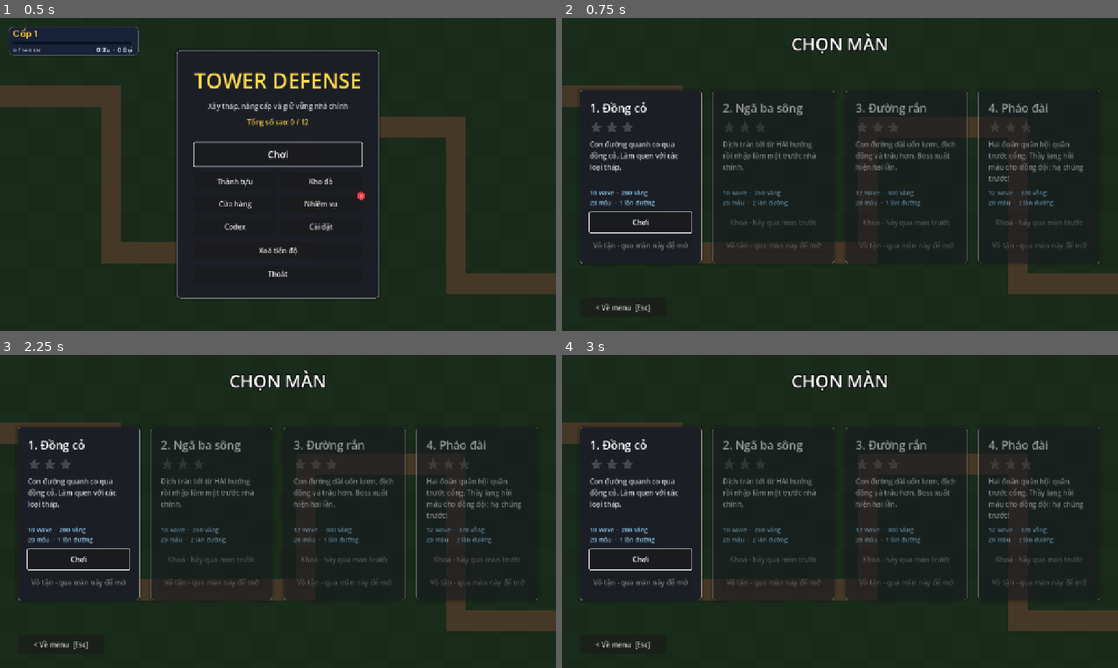
Above: before the commit, frames 1-4 (two rows, left to right).
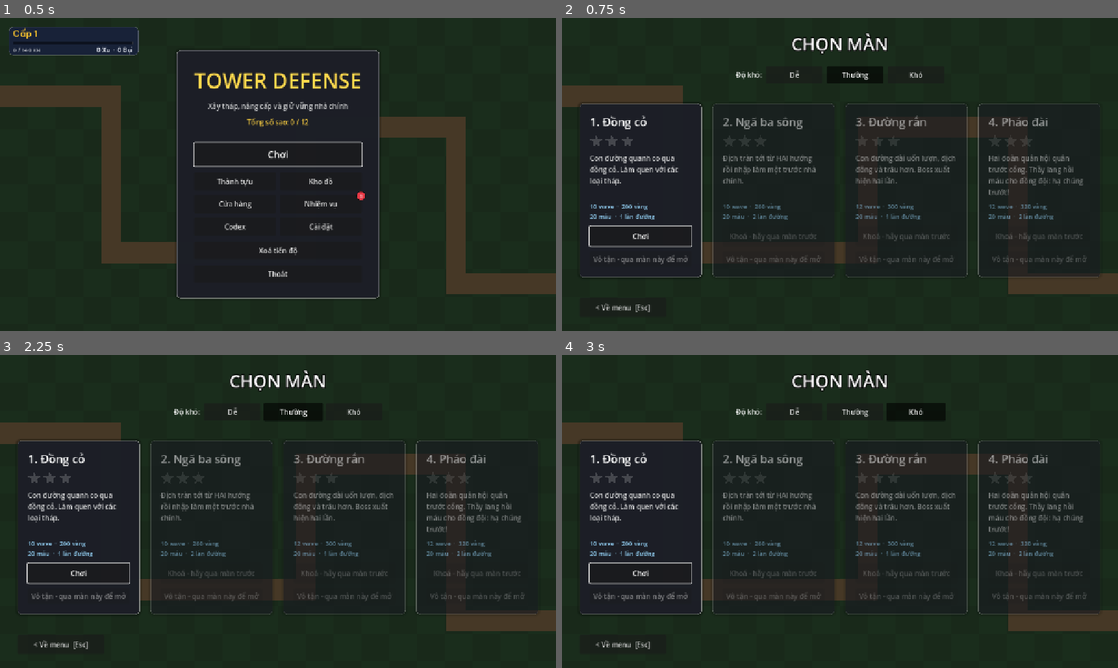
Above: after the commit, the same moments.

Repository: minhkhoitran1808-ux/my-space-game
Game: Godot game, scene res://scenes/menus/MainMenu.tscn
Two runs of this game, one before a commit and one after it. Both use one fixed random seed, a clock stepped at 60 frames per second and the inputs below.
Inputs (mouse positions are in pixels of both pictures, inside the frame that each line leads up to):
- Up to frame 1 (0.5 s): no input
- Up to frame 2 (0.75 s): click "Chơi" at 0.5 s
- Up to frame 3 (2.25 s): click (233, 411) at 1.25 s, where only the run after the commit has a clickable "Dễ"; click (294, 411) at 2 s, where only the run after the commit has a clickable "Thường"
- Up to frame 4 (3 s): click (917, 411) at 2.75 s, where only the run after the commit has a clickable "Khó"

Frame 1 is identical in both runs. In frame 2, 9.4% of the frame differs, in the area x 3-97%, y 15-83%; in frame 3, 9.5%; in frame 4, 9.5%.

Commit message:
Difficulty levels: Easy / Normal / Hard
- GameManager.difficulty: enemy HP x0.8/1.0/1.3, base lives 30/20/10,
  meta rewards (coins + EXP) x1.0/1.3/1.7; enemies spawned by other
  enemies inherit the parent's multiplier.
- Level select gets a difficulty row (remembered in the profile); cards
  show the stars for the selected difficulty, while unlocking and
  endless use the best result on any difficulty.
- Stars are saved per difficulty (profile save_version 2, v1 stars and
  old save.cfg stars migrate to Normal).
- Two Hard-mode achievements, one granting a new exclusive legendary
  archer skin.

Co-Authored-By: Claude Opus 5.5 <noreply@anthropic.com>
Claude-Session: https://claude.ai/code/session_018BkuVcu9zCGSmj6Xq9TjTi

Diff:
--- /dev/null
+++ b/tower-defense/resources/achievements/hard_all.tres
@@ -0,0 +1,16 @@
+[gd_resource type="Resource" script_class="AchievementDef" load_steps=2 format=3]
+
+[ext_resource type="Script" path="res://scripts/resources/AchievementDef.gd" id="1_def"]
+
+[resource]
+script = ExtResource("1_def")
+id = &"hard_all"
+title = "Huyền thoại phòng thủ"
+description = "Thắng mọi màn ở độ khó Khó."
+category = 1
+order = 156
+target = 1
+challenge = &"hard_all"
+reward_coins = 3000
+reward_title = "Huyền Thoại"
+reward_item = &"skin_archer_phoenix"
--- /dev/null
+++ b/tower-defense/resources/achievements/hard_win.tres
@@ -0,0 +1,14 @@
+[gd_resource type="Resource" script_class="AchievementDef" load_steps=2 format=3]
+
+[ext_resource type="Script" path="res://scripts/resources/AchievementDef.gd" id="1_def"]
+
+[resource]
+script = ExtResource("1_def")
+id = &"hard_win"
+title = "Không nao núng"
+description = "Thắng một màn ở độ khó Khó."
+category = 1
+order = 155
+target = 1
+challenge = &"hard_win"
+reward_coins = 600
--- /dev/null
+++ b/tower-defense/resources/items/skin_archer_phoenix.tres
@@ -0,0 +1,17 @@
+[gd_resource type="Resource" script_class="ItemDef" load_steps=2 format=3]
+
+[ext_resource type="Script" path="res://scripts/resources/ItemDef.gd" id="1_def"]
+
+[resource]
+script = ExtResource("1_def")
+id = &"skin_archer_phoenix"
+display_name = "Cung thủ Phượng hoàng"
+description = "Lông vũ lửa cho người giữ được mọi màn ở độ khó Khó."
+kind = 0
+rarity = 4
+source_hint = "Thành tựu \"Huyền thoại phòng thủ\""
+droppable = false
+tower_id = &"archer"
+skin_color = Color(1, 0.42, 0.21, 1)
+skin_accent = Color(1, 0.85, 0.3, 1)
+pattern = 4
--- a/tower-defense/scripts/autoload/AchievementManager.gd
+++ b/tower-defense/scripts/autoload/AchievementManager.gd
@@ -18,7 +18,7 @@
 
 ## Mã điều kiện đặc biệt mà AchievementDef.challenge có thể dùng.
 const CHALLENGES: Array[StringName] = [&"perfect_clear", &"minimalist", &"one_type", &"no_upgrade",
-		&"last_hp", &"boss_fast", &"all_stars", &"codex_all"]
+		&"last_hp", &"boss_fast", &"all_stars", &"codex_all", &"hard_win", &"hard_all"]
 
 ## id -> AchievementDef
 var defs: Dictionary = {}
@@ -81,6 +81,11 @@
 		return Vector2i(mini(StatsManager.get_stat(def.stat_key), def.target), def.target)
 	if def.challenge == &"codex_all":
 		return Vector2i(StatsManager.get_stat(StatsManager.ENEMY_TYPES_SEEN), _enemy_type_count)
+	if def.challenge == &"hard_all":
+		var won := 0
+		for level in GameManager.LEVEL_CATALOG.levels:
+			won += 1 if SaveManager.get_stars_for(level.id, GameManager.Difficulty.HARD) > 0 else 0
+		return Vector2i(won, GameManager.LEVEL_CATALOG.levels.size())
 	if def.challenge == &"all_stars":
 		return Vector2i(SaveManager.get_total_stars(), GameManager.LEVEL_CATALOG.levels.size() * 3)
 	return Vector2i(0, 1)
@@ -163,6 +168,17 @@
 			_unlock_challenge(&"last_hp")
 	if SaveManager.get_total_stars() >= GameManager.LEVEL_CATALOG.levels.size() * 3:
 		_unlock_challenge(&"all_stars")
+	if result.won and not result.endless and result.get("difficulty", -1) == GameManager.Difficulty.HARD:
+		_unlock_challenge(&"hard_win")
+	if _won_every_level_on_hard():
+		_unlock_challenge(&"hard_all")
+
+
+func _won_every_level_on_hard() -> bool:
+	for level in GameManager.LEVEL_CATALOG.levels:
+		if SaveManager.get_stars_for(level.id, GameManager.Difficulty.HARD) == 0:
+			return false
+	return true
 
 
 func _unlock_challenge(challenge: StringName) -> void:
--- a/tower-defense/scripts/autoload/GameManager.gd
+++ b/tower-defense/scripts/autoload/GameManager.gd
@@ -22,6 +22,14 @@
 signal game_speed_changed(speed: float)
 
 enum GameState { PLAYING, VICTORY, DEFEAT }
+## Độ khó: nhân máu địch, đổi máu nhà chính và hệ số thưởng meta.
+enum Difficulty { EASY, NORMAL, HARD }
+
+const DIFFICULTY_NAMES := ["Dễ", "Thường", "Khó"]
+const DIFFICULTY_HP := [0.8, 1.0, 1.3]
+## Máu nhà chính so với LevelData.starting_lives (20 -> 30 / 20 / 10).
+const DIFFICULTY_LIVES := [1.5, 1.0, 0.5]
+const DIFFICULTY_REWARD := [1.0, 1.3, 1.7]
 
 const STARTING_GOLD := 200
 const STARTING_LIVES := 20
@@ -47,6 +55,8 @@
 var current_level: LevelData = null
 ## true = đang chơi chế độ vô tận của current_level.
 var endless_mode: bool = false
+## Độ khó của ván (màn chọn màn đặt trước khi vào trận).
+var difficulty: Difficulty = Difficulty.NORMAL
 
 ## Test hook: true thì các hàm chuyển cảnh chỉ ghi lại scene được yêu cầu, không đổi thật.
 var block_scene_changes := false
@@ -136,6 +146,16 @@
 	return LEVEL_CATALOG.get_next_level(get_current_level())
 
 
+## Hệ số máu địch của độ khó hiện tại.
+func get_hp_multiplier() -> float:
+	return DIFFICULTY_HP[difficulty]
+
+
+## Máu nhà chính của một màn ở độ khó hiện tại.
+func get_starting_lives(level: LevelData) -> int:
+	return maxi(roundi(level.starting_lives * DIFFICULTY_LIVES[difficulty]), 1)
+
+
 func start_level(level: LevelData, endless: bool = false) -> void:
 	current_level = level
 	endless_mode = endless
--- a/tower-defense/scripts/autoload/ProgressionManager.gd
+++ b/tower-defense/scripts/autoload/ProgressionManager.gd
@@ -4,6 +4,7 @@
 ## - Thưởng cuối ván (kể cả khi THUA, để thất bại vẫn là tiến bộ):
 ##     xu = coin_reward của màn × (wave đã qua / tổng wave)^1.3, thắng thêm 40%
 ##     KN = 20 + 2 × wave đã qua
+##   Cả hai nhân hệ số độ khó (Dễ 1.0 / Thường 1.3 / Khó 1.7).
 ##   Chế độ vô tận: tỉ lệ = wave đã qua / 10 (không giới hạn trên), không có thưởng thắng.
 ## - Cấp: cần 100 + 40 × cấp hiện tại KN để lên cấp tiếp. Mỗi lần lên cấp thưởng 50 × cấp mới xu.
 
@@ -62,7 +63,9 @@
 	var coins := float(coin_reward) * pow(ratio, COIN_EXPONENT)
 	if result.won and not result.endless:
 		coins *= 1.0 + WIN_BONUS
-	return {"coins": roundi(coins), "exp": 20 + 2 * waves}
+	# Độ khó: Dễ ×1.0, Thường ×1.3, Khó ×1.7 (cả xu lẫn KN).
+	var difficulty_bonus: float = GameManager.DIFFICULTY_REWARD[result.get("difficulty", GameManager.Difficulty.EASY)]
+	return {"coins": roundi(coins * difficulty_bonus), "exp": roundi((20 + 2 * waves) * difficulty_bonus)}
 
 
 ## Tính và cộng thưởng cuối ván. Trả về chi tiết để bảng kết quả hiển thị:
--- a/tower-defense/scripts/autoload/SaveManager.gd
+++ b/tower-defense/scripts/autoload/SaveManager.gd
@@ -24,7 +24,7 @@
 ## Phát ra khi một cài đặt thay đổi.
 signal settings_changed(key: String, value: Variant)
 
-const PROFILE_VERSION := 1
+const PROFILE_VERSION := 2
 const SECTION_SETTINGS := "settings"
 ## Các section tiến độ của định dạng cũ (save.cfg), chỉ dùng khi chuyển sang JSON.
 const LEGACY_SECTIONS := {"stars": "stars", "endless_best_wave": "endless_best", "flags": "flags"}
@@ -127,17 +127,30 @@
 
 # --- Sao + kỷ lục + cờ ------------------------------------------------------------------
 
+## Sao tốt nhất của một màn, tính trên MỌI độ khó (dùng để mở màn sau).
 func get_stars(level_id: StringName) -> int:
-	return read_int(section("stars"), String(level_id))
-
-
-## Ghi kết quả một màn; chỉ giữ lại số sao cao nhất.
-func record_result(level_id: StringName, stars: int) -> void:
-	if stars <= get_stars(level_id):
+	var best := 0
+	for difficulty in GameManager.Difficulty.size():
+		best = maxi(best, get_stars_for(level_id, difficulty))
+	return best
+
+
+## Sao tốt nhất của một màn ở một độ khó.
+func get_stars_for(level_id: StringName, difficulty: int) -> int:
+	return read_int(section("stars"), _stars_key(level_id, difficulty))
+
+
+## Ghi kết quả một màn; chỉ giữ lại số sao cao nhất của độ khó đó.
+func record_result(level_id: StringName, stars: int, difficulty: int = GameManager.Difficulty.NORMAL) -> void:
+	if stars <= get_stars_for(level_id, difficulty):
 		return
-	section("stars")[String(level_id)] = stars
+	section("stars")[_stars_key(level_id, difficulty)] = stars
 	request_save()
 	progress_changed.emit()
+
+
+static func _stars_key(level_id: StringName, difficulty: int) -> String:
+	return "%s:%d" % [level_id, difficulty]
 
 
 ## Kỷ lục chế độ vô tận của một màn (wave cao nhất đã tới).
@@ -161,10 +174,15 @@
 	return get_stars(catalog.levels[index - 1].id) > 0
 
 
+## Tổng sao (mỗi màn tính mức sao tốt nhất trên mọi độ khó).
 func get_total_stars() -> int:
+	var best_by_level := {}
+	for key: String in section("stars"):
+		var level_id := key.get_slice(":", 0)
+		best_by_level[level_id] = maxi(best_by_level.get(level_id, 0), read_int(section("stars"), key))
 	var total := 0
-	for key in section("stars"):
-		total += read_int(section("stars"), key)
+	for value: int in best_by_level.values():
+		total += value
 	return total
 
 
@@ -258,9 +276,19 @@
 	var version := read_int(data, "save_version", 0)
 	if version > PROFILE_VERSION:
 		push_warning("SaveManager: hồ sơ từ phiên bản mới hơn (%d), có thể thiếu dữ liệu." % version)
-	# (Phiên bản 1 là bản đầu tiên, chưa có bước nâng cấp nào.)
+	if version < 2:
+		# v2: sao lưu theo độ khó ("level_01:1"); sao cũ tính là độ khó Thường.
+		data["stars"] = _stars_to_v2(data.get("stars", {}))
 	data["save_version"] = PROFILE_VERSION
 	return data
+
+
+static func _stars_to_v2(old: Variant) -> Dictionary:
+	var converted := {}
+	if old is Dictionary:
+		for key: String in old:
+			converted[key if ":" in key else _stars_key(StringName(key), GameManager.Difficulty.NORMAL)] = old[key]
+	return converted
 
 
 ## Chuyển sao / kỷ lục / cờ từ save.cfg kiểu cũ sang hồ sơ JSON. Trả về true nếu có dữ liệu.
@@ -275,6 +303,7 @@
 		_config.erase_section(legacy_section)
 		imported = true
 	if imported:
+		profile["stars"] = _stars_to_v2(section("stars")) # save.cfg cũ chưa có độ khó => Thường.
 		_save_config()
 	return imported
 
--- a/tower-defense/scripts/main/Main.gd
+++ b/tower-defense/scripts/main/Main.gd
@@ -36,7 +36,7 @@
 
 func _ready() -> void:
 	_load_level(GameManager.get_current_level())
-	GameManager.reset(wave_manager.get_total_waves(), level.starting_gold, level.starting_lives)
+	GameManager.reset(wave_manager.get_total_waves(), level.starting_gold, GameManager.get_starting_lives(level))
 	_apply_meta_bonuses()
 	tracker = MatchTracker.new()
 	tracker.name = "MatchTracker"
@@ -122,6 +122,7 @@
 	_refresh_wave_button()
 	var intro := "%s - Vô tận" % level.display_name if GameManager.endless_mode \
 			else "%s - %d wave" % [level.display_name, wave_manager.get_total_waves()]
+	intro += "  ·  %s" % GameManager.DIFFICULTY_NAMES[GameManager.difficulty]
 	if not meta_bonuses.names.is_empty():
 		intro += "  ·  Đã dùng: %s" % ", ".join(meta_bonuses.names)
 	hud.show_message(intro, Color(0.6, 0.85, 1.0))
@@ -303,7 +304,7 @@
 	var victory := state == GameManager.GameState.VICTORY
 	var stars := GameManager.calculate_stars()
 	if victory:
-		SaveManager.record_result(level.id, stars)
+		SaveManager.record_result(level.id, stars, GameManager.difficulty)
 	build_manager.cancel_build()
 	selection_manager.deselect()
 	ability_manager.cancel_targeting()
--- a/tower-defense/scripts/main/MatchTracker.gd
+++ b/tower-defense/scripts/main/MatchTracker.gd
@@ -53,6 +53,7 @@
 		"won": victory,
 		"level_id": level.id,
 		"endless": endless,
+		"difficulty": GameManager.difficulty,
 		"stars": stars,
 		"waves_survived": waves_survived,
 		"total_waves": GameManager.total_waves,
--- a/tower-defense/scripts/managers/WaveManager.gd
+++ b/tower-defense/scripts/managers/WaveManager.gd
@@ -370,6 +370,9 @@
 	if path == null:
 		path = air_paths[0] if enemy_data.is_flying and not air_paths.is_empty() else paths[0]
 	var enemy := enemy_data.scene.instantiate() as Enemy
+	# Độ khó nhân máu địch (quân sinh từ địch khác đã kế thừa hệ số của địch mẹ).
+	if not spawned_by_enemy:
+		health_multiplier *= GameManager.get_hp_multiplier()
 	enemy.setup(enemy_data, health_multiplier, speed_multiplier)
 	enemy.wave_index = wave_index
 	enemy.reward_multiplier = 0.0 if spawned_by_enemy else 1.0 + REWARD_GROWTH_PER_WAVE * wave_index
--- a/tower-defense/scripts/menus/LevelSelect.gd
+++ b/tower-defense/scripts/menus/LevelSelect.gd
@@ -14,10 +14,51 @@
 var play_buttons: Array[Button] = []
 ## Nút "Vô tận" của từng màn, theo thứ tự trong catalog.
 var endless_buttons: Array[Button] = []
+## Nút chọn độ khó Dễ / Thường / Khó (theo thứ tự GameManager.Difficulty).
+var difficulty_buttons: Array[Button] = []
 
 
 func _ready() -> void:
 	back_button.pressed.connect(GameManager.go_to_main_menu)
+	# Độ khó chọn lần trước được nhớ trong hồ sơ.
+	GameManager.difficulty = clampi(SaveManager.read_int(SaveManager.section("player"), "difficulty",
+			GameManager.Difficulty.NORMAL), 0, GameManager.Difficulty.size() - 1) as GameManager.Difficulty
+	_build_difficulty_row()
+	_build_cards()
+
+
+## Hàng chọn độ khó ngay trên các thẻ màn: máu địch, máu nhà và hệ số thưởng của từng mức.
+func _build_difficulty_row() -> void:
+	var row := HBoxContainer.new()
+	row.alignment = BoxContainer.ALIGNMENT_CENTER
+	row.add_theme_constant_override("separation", 10)
+	var caption := Label.new()
+	caption.text = "Độ khó:"
+	row.add_child(caption)
+	var group := ButtonGroup.new()
+	for i in GameManager.Difficulty.size():
+		var button := Button.new()
+		button.toggle_mode = true
+		button.button_group = group
+		button.custom_minimum_size = Vector2(130, 40)
+		button.text = GameManager.DIFFICULTY_NAMES[i]
+		button.tooltip_text = "Máu địch ×%s · Máu nhà %d · Thưởng ×%s" % [GameManager.DIFFICULTY_HP[i],
+				roundi(20 * GameManager.DIFFICULTY_LIVES[i]), GameManager.DIFFICULTY_REWARD[i]]
+		button.button_pressed = i == GameManager.difficulty
+		button.pressed.connect(set_difficulty.bind(i))
+		UiFx.setup_button(button)
+		row.add_child(button)
+		difficulty_buttons.append(button)
+	cards_container.get_parent().add_sibling(row)
+	cards_container.get_parent().get_parent().move_child(row, cards_container.get_parent().get_index())
+
+
+## Đổi độ khó (nhớ vào hồ sơ) và vẽ lại các thẻ để hiện sao của độ khó đó.
+func set_difficulty(difficulty: int) -> void:
+	GameManager.difficulty = difficulty as GameManager.Difficulty
+	SaveManager.section("player")["difficulty"] = difficulty
+	SaveManager.request_save()
+	difficulty_buttons[difficulty].set_pressed_no_signal(true)
 	_build_cards()
 
 
@@ -60,7 +101,7 @@
 	box.add_child(title)
 
 	var stars := StarRating.new()
-	stars.stars = SaveManager.get_stars(level.id)
+	stars.stars = SaveManager.get_stars_for(level.id, GameManager.difficulty)
 	stars.star_size = 30.0
 	stars.size_flags_horizontal = Control.SIZE_SHRINK_BEGIN
 	box.add_child(stars)
@@ -94,7 +135,7 @@
 
 	var endless := Button.new()
 	endless.custom_minimum_size = Vector2(0, 36)
-	endless.disabled = stars.stars == 0
+	endless.disabled = SaveManager.get_stars(level.id) == 0 # Mở vô tận khi đã qua màn ở bất kỳ độ khó nào.
 	var best := SaveManager.get_endless_best(level.id)
 	if endless.disabled:
 		endless.text = "Vô tận - qua màn này để mở"
--- a/tower-defense/tests/smoke_test.gd
+++ b/tower-defense/tests/smoke_test.gd
@@ -46,6 +46,7 @@
 	await _test_tower_mechanics()
 	await _test_new_enemies()
 	await _test_wave_pacing()
+	await _test_difficulty()
 	await _test_match_flow()
 	await _test_level_flow()
 	await _test_abilities_and_flying()
@@ -417,6 +418,61 @@
 	main.hud.set_next_wave_preview(6, waves.get_wave_composition(6), waves.get_wave_label(6))
 	_check(main.hud.next_wave_label.text.begins_with("Wave giáp nặng:"), "xem trước wave tô nhãn kiểm tra")
 	await _free_main(main)
+
+
+# --- Phần 1r: độ khó Dễ / Thường / Khó ----------------------------------------------
+
+func _test_difficulty() -> void:
+	print("[1r] Độ khó")
+	SaveManager.reset_progress()
+	SaveManager.set_flag(TutorialManager.DONE_FLAG, true)
+	GameManager.current_level = GameManager.LEVEL_CATALOG.levels[0]
+	var expected_lives := [30, 20, 10]
+	var expected_hp := [48.0, 60.0, 78.0]
+	for difficulty in GameManager.Difficulty.size():
+		GameManager.difficulty = difficulty
+		var main := await _new_main()
+		var enemy: Enemy = main.wave_manager._spawn_enemy(main.wave_manager.get_enemy_type(&"basic"), 1.0, 0.0, 300.0)
+		_check(GameManager.lives == expected_lives[difficulty] and is_equal_approx(enemy.max_health, expected_hp[difficulty]),
+				"%s: máu nhà %d, Lính thường %d máu" % [GameManager.DIFFICULTY_NAMES[difficulty], GameManager.lives, roundi(enemy.max_health)])
+		await _free_main(main)
+
+	# Thưởng meta nhân theo độ khó.
+	var won := {"won": true, "endless": false, "waves_survived": 10, "total_waves": 10, "difficulty": GameManager.Difficulty.HARD}
+	_check(ProgressionManager.calculate_match_rewards(won, 150) == {"coins": roundi(210 * 1.7), "exp": 68}, "thưởng ở Khó ×1.7 (%s)" % ProgressionManager.calculate_match_rewards(won, 150))
+
+	# Sao lưu riêng từng độ khó; mở màn sau theo sao tốt nhất.
+	SaveManager.record_result(&"level_01", 3, GameManager.Difficulty.EASY)
+	SaveManager.record_result(&"level_01", 1, GameManager.Difficulty.HARD)
+	_check(SaveManager.get_stars_for(&"level_01", GameManager.Difficulty.EASY) == 3 and SaveManager.get_stars_for(&"level_01", GameManager.Difficulty.HARD) == 1
+			and SaveManager.get_stars_for(&"level_01", GameManager.Difficulty.NORMAL) == 0, "sao lưu riêng theo độ khó")
+	_check(SaveManager.get_stars(&"level_01") == 3 and SaveManager.get_total_stars() == 3, "tổng sao lấy mức tốt nhất mỗi màn")
+
+	# Hồ sơ phiên bản 1 (sao chưa có độ khó) được chuyển sang phiên bản 2 = Thường.
+	var old_profile := {"save_version": 1, "stars": {"level_02": 2}}
+	var migrated: Dictionary = SaveManager._migrate(old_profile)
+	_check(migrated.save_version == 2 and migrated.stars == {"level_02:1": 2}, "nâng save v1 -> v2: sao cũ thành độ khó Thường")
+
+	# Thành tựu độ khó Khó.
+	Events.match_ended.emit({"won": true, "endless": false, "difficulty": GameManager.Difficulty.HARD, "lives_lost": 3, "lives_left": 7,
+			"towers_built": 9, "tower_types": [&"archer", &"mage"], "upgrades": 4})
+	_check(AchievementManager.is_unlocked(&"hard_win") and not AchievementManager.is_unlocked(&"hard_all"), "thắng 1 màn ở Khó: 'Không nao núng'")
+
+	# Màn chọn màn: đổi độ khó, nhớ lựa chọn, thẻ hiện sao của độ khó đó.
+	var select := LEVEL_SELECT_SCENE.instantiate()
+	add_child(select)
+	await get_tree().process_frame
+	select.set_difficulty(GameManager.Difficulty.EASY)
+	await get_tree().process_frame
+	_check(GameManager.difficulty == GameManager.Difficulty.EASY and SaveManager.read_int(SaveManager.section("player"), "difficulty") == 0,
+			"chọn Dễ: nhớ vào hồ sơ")
+	_check(select.difficulty_buttons.size() == 3 and select.play_buttons[0].text == "Chơi lại", "thẻ màn 1 ở Dễ đã có sao")
+	select.queue_free()
+	await get_tree().process_frame
+	GameManager.difficulty = GameManager.Difficulty.NORMAL
+	GameManager.current_level = null
+	ToastLayer.clear()
+	SaveManager.reset_progress()
 
 
 # --- Phần 1c: nhịp trận (tốc độ, tạm dừng, xem trước, gọi sớm, hiệu ứng) -------
